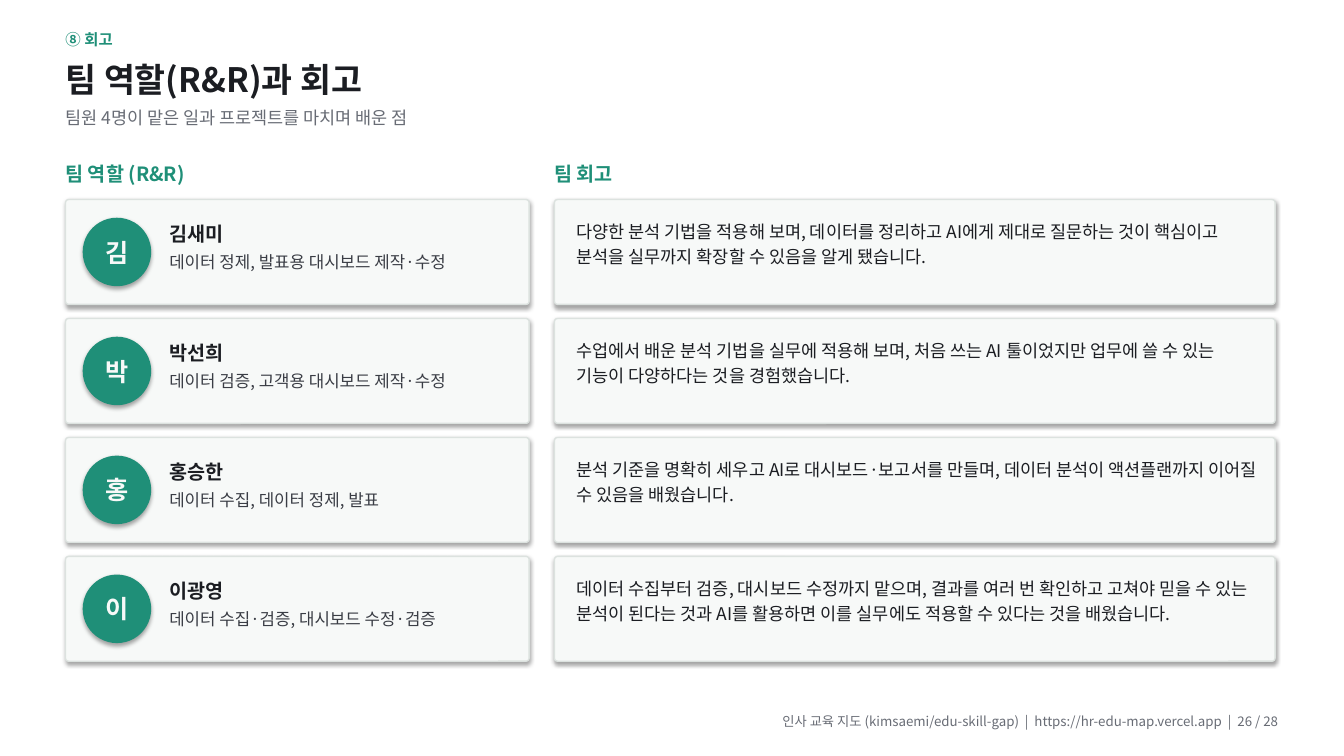
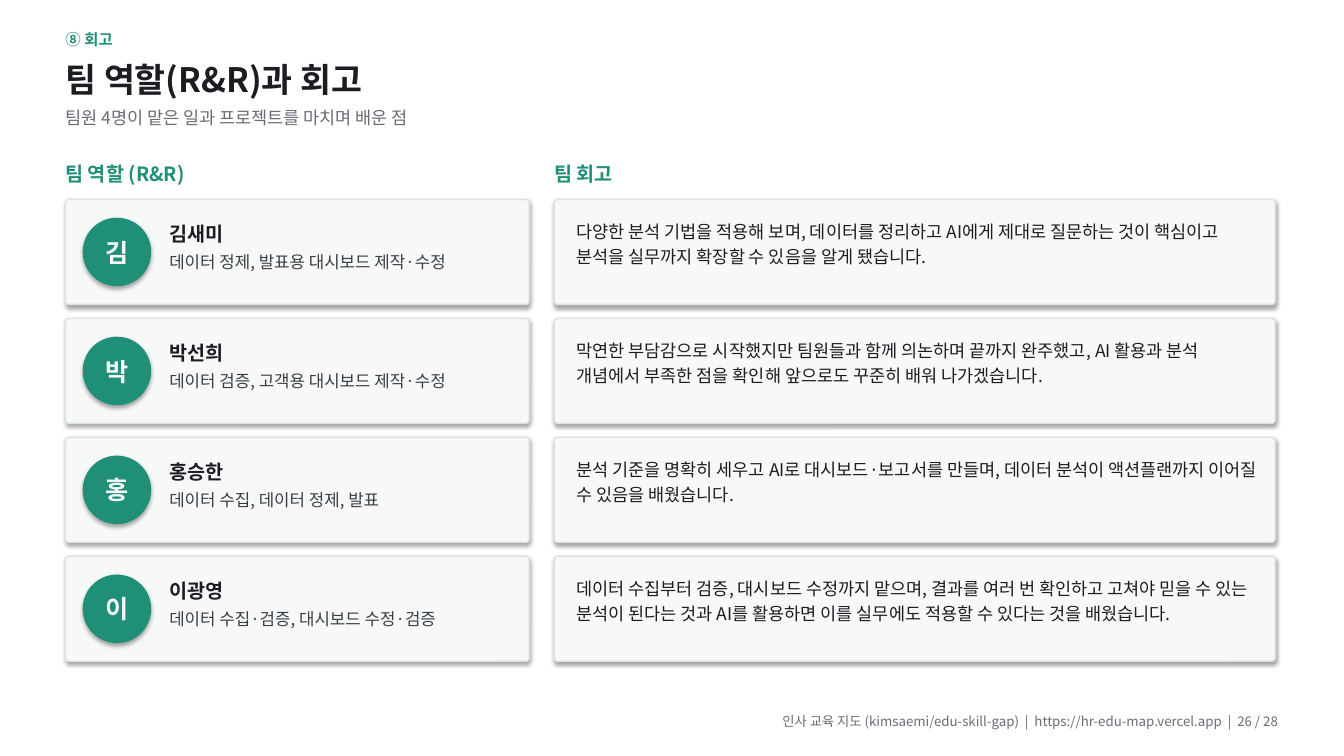
Before and after one commit to kimsaemi/edu-skill-gap, a slide deck: slide 26 of presentation/HR_교육지도_발표.pptx. Drawn at 1344x756 pixels with LibreOffice and Linux fonts; fonts in the diff are those of the drawing. Boxes give left, top, right and bottom in pixels: in the first picture for what was removed or moved away, otherwise in the second. Text is boxed around its words. In the diff, an @@ line names an element or a change of style, - is before the commit and + after.

```diff
--- a/presentation/HR_교육지도_발표.pptx
+++ b/presentation/HR_교육지도_발표.pptx
@@ text at (577,342,1199,384): text changed @@
-수업에서 배운 분석 기법을 실무에 적용해 보며, 처음 쓰는 AI 툴이었지만 업무에 쓸 수 있는 기능이 다양하다는 것을 경험했습니다.
+막연한 부담감으로 시작했지만 팀원들과 함께 의논하며 끝까지 완주했고, AI 활용과 분석 개념에서 부족한 점을 확인해 앞으로도 꾸준히 배워 나가겠습니다.
```
Also in this commit, not shown: 1 other file.
